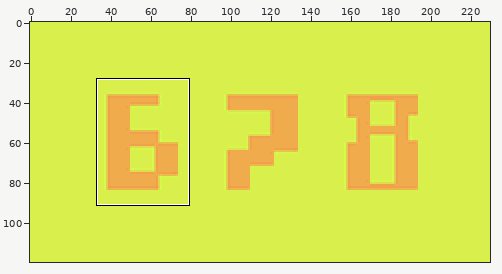
A sprite sheet gets an edit: thumbnail.png. The picture above shows the old version from afar; the outline marks the close-up.
Close-up. First the earlier version:
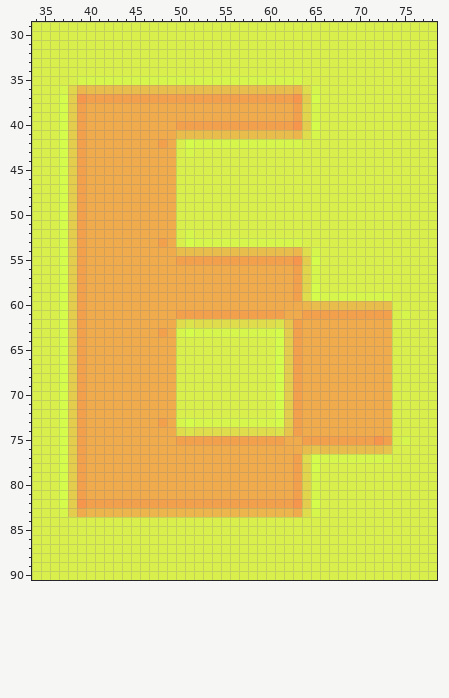
The file is 230x120 pixels. Colours within 5 levels of each other are drawn and written as one. Shown: x 34..78, y 29..90. The commit also changed other parts of the picture, which this record leaves out.
New version:
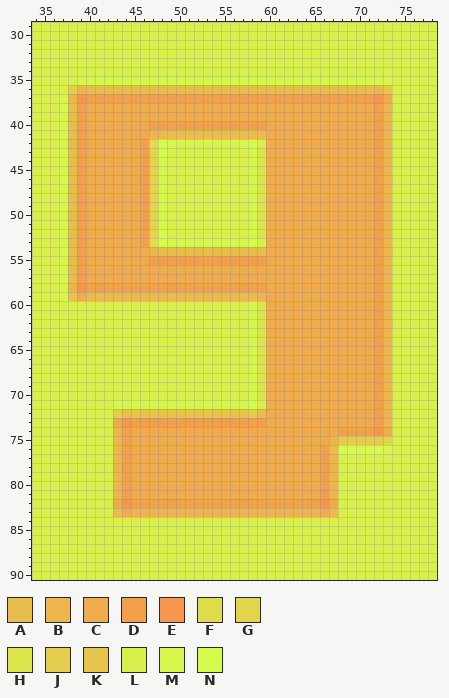
Palette (. is transparent): A #e9bd4c  B #ecb64c  C #efab4c  D #f2a04c  E #f6954c  F #dfdd4b  G #e1d54c  H #dce44b  J #e4cd4c  K #e7c54c  L #d9ef4b  M #d7f64b  N #d5fc4b
Changes in this commit:
y 35: x 64..73 LLLLLLLLLL -> MMMMMMMMMM
y 36: x 37..38 MG -> LJ; x 63..73 BFMLLLLLLLL -> AAAAAAAAABK
y 37: x 37..38 NJ -> MB; x 63..73 EJNLLLLLLLL -> DDDDDDDDDEC
y 38..39: x 37..38 NJ -> MA; x 63..73 DGMLLLLLLLL -> CCCCCCCCCDB
y 40: x 37..38 NJ -> MA; x 47..49 CCC -> DDD; x 60..73 DDDEJNLLLLLLLL -> CCCCCCCCCCCCDB
y 41: x 37..38 NJ -> MA; x 47..49 CCC -> BAA; x 60..73 AAABFMLLLLLLLL -> CCCCCCCCCCCCDB
y 42: x 37..38 NJ -> MA; x 46..51 CCDCLN -> DFNMMM; x 58..73 MMMMMMLLLLLLLLLL -> NLCCCCCCCCCCCCDB
y 43: x 37..38 NJ -> MA; x 46..49 CCCC -> DGNL; x 51 M -> L; x 58..73 LLLLLLLLLLLLLLLL -> MHCCCCCCCCCCCCDB
y 44..51: x 37..38 NJ -> MA; x 46..49 CCCC -> DGML; x 58..73 LLLLLLLLLLLLLLLL -> MHCCCCCCCCCCCCDB
y 52: x 37..38 NJ -> MA; x 46..49 CCCC -> DGNL; x 51 M -> L; x 58..73 LLLLLLLLLLLLLLLL -> MHCCCCCCCCCCCCDB
y 53: x 37..38 NJ -> MA; x 46..51 CCDCLN -> DFNMMM; x 58..73 MMMMMMLLLLLLLLLL -> NLCCCCCCCCCCCCDB
y 54: x 37..38 NJ -> MA; x 47..49 CCC -> BAA; x 60..73 AAABFMLLLLLLLL -> CCCCCCCCCCCCDB
y 55: x 37..38 NJ -> MA; x 47..49 CCC -> DDD; x 60..73 DDDEJNLLLLLLLL -> CCCCCCCCCCCCDB
y 56..57: x 37..38 NJ -> MA; x 63..73 DGMLLLLLLLL -> CCCCCCCCCDB
y 58: x 37..59 NJDCCCCCCCCCCCCCCCCCCCC -> MBEDDDDDDDDDDDDDDDDDDDD; x 63..73 DGNLLLLLLLL -> CCCCCCCCCDB
y 59: x 37..59 NJDCCCCCCCCCCCCCCCCCCCC -> MKCAAAAAAAAAAAAAAAAAAAB; x 63..73 DFNMMMMMMMM -> CCCCCCCCCDB
y 60: x 37..59 NJDCCCCCCCCCCCCCCCCCCCC -> LLLLLLLLLLLLLLLLLLLLLMH; x 64..73 BAAAAAAAAA -> CCCCCCCCDB
y 61: x 37..61 NJDCCCCCCCCCCDDDDDDDDDDDD -> LLLLLLLLLLLLLLLLLLLLLMHCC; x 64..71 DDDDDDDD -> CCCCCCCC; x 73 D -> B; x 75 M -> L
y 62: x 37..63 NJDCCCCCCCCCCFHFFFFFFFFFHKD -> LLLLLLLLLLLLLLLLLLLLLMHCCCC; x 72..73 CC -> DB
y 63: x 37..57 NJDCCCCCCCCDCMNMMMMMM -> LLLLLLLLLLLLLLLLLLLLL; x 59..63 MMNJD -> HCCCC; x 72..73 CC -> DB
y 64..70: x 37..49 NJDCCCCCCCCCC -> LLLLLLLLLLLLL; x 58..63 LLLNJD -> MHCCCC; x 72..73 CC -> DB
y 71: x 37..58 NJDCCCCCCCCCCLLLLLLLLL -> LLLLLLMMMMMMMMMMMMMMMN; x 60..63 LNJD -> CCCC; x 72..73 CC -> DB
y 72: x 37..63 NJDCCCCCCCCCCLLLLLLLLLLLNJD -> LLLLLLJAKKKKKKKKKKKKKJACCCC; x 72..73 CC -> DB
y 73: x 37..42 NJDCCC -> LLLLLL; x 44..47 CCCC -> EDDD; x 49..63 CMNMMMMMMMMMNJD -> DDDDDDDDDDDCCCC; x 72..73 CC -> DB
y 74: x 37..44 NJDCCCCC -> LLLLLLBD; x 50..63 FHFFFFFFFFFHKD -> CCCCCCCCCCCCCC; x 68..72 CCCCC -> DDDDE
y 75: x 37..44 NJDCCCCC -> LLLLLLBD; x 50..61 DDDDDDDDDDDD -> CCCCCCCCCCCC; x 64..73 DDDDDDDDED -> CCCBJJJJJG; x 75 M -> L
y 76: x 37..44 NJDCCCCC -> LLLLLLBD; x 64..66 AKA -> CCD; x 68..73 AAAAAK -> NNNNNM
y 77: x 37..44 NJDCCCCC -> LLLLLLBD; x 63..73 DFNMMMMMMMM -> CCCDBLLLLLL
y 78: x 37..44 NJDCCCCC -> LLLLLLBD; x 63..67 DGNLL -> CCCDB
y 79..81: x 37..44 NJDCCCCC -> LLLLLLBD; x 63..67 DGMLL -> CCCDB
y 82: x 37..44 NJEDDDDD -> LLLLLLCE; x 63..67 EJNLL -> DDDEC
y 83: x 37..44 MJCBBBBB -> LLLLLLAC; x 63..67 CFMLL -> BBBCA
Pixel boxes of the changes (left, top, right, bottom) in both close-ups:
changed: (59, 76, 410, 517)
